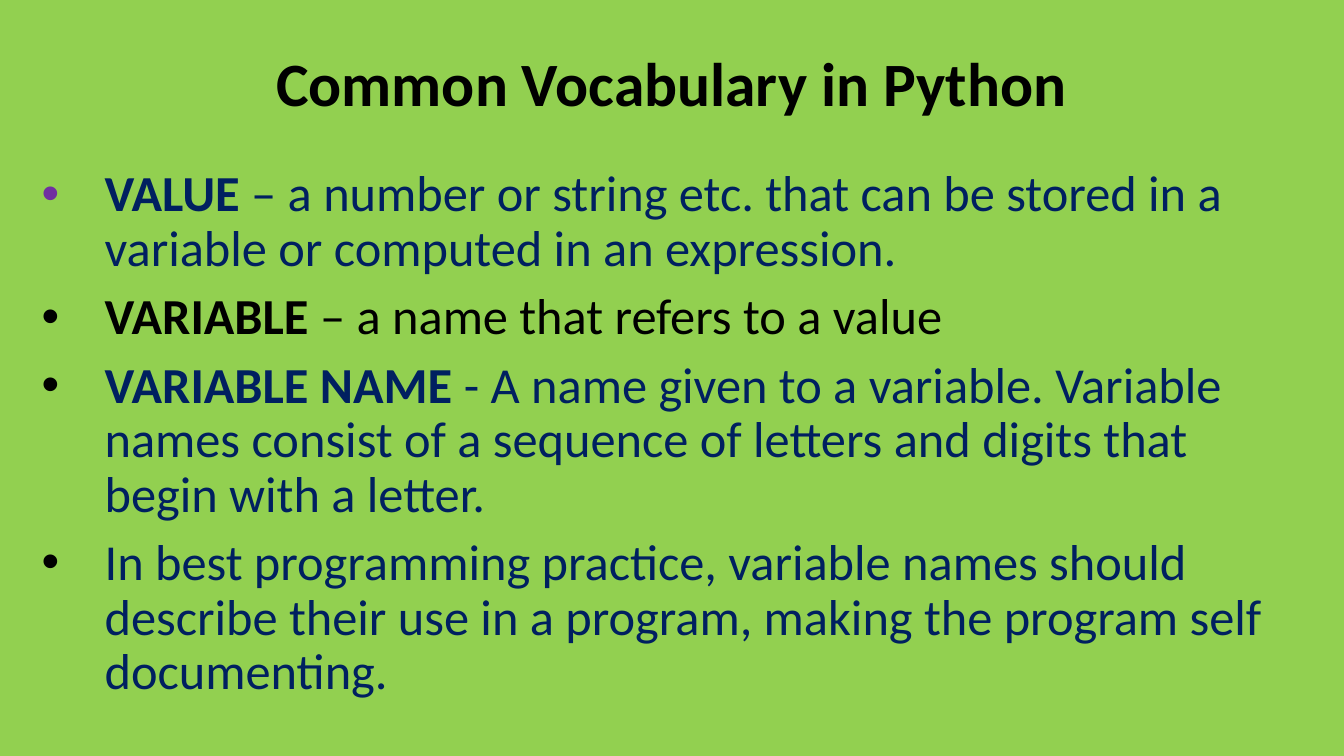
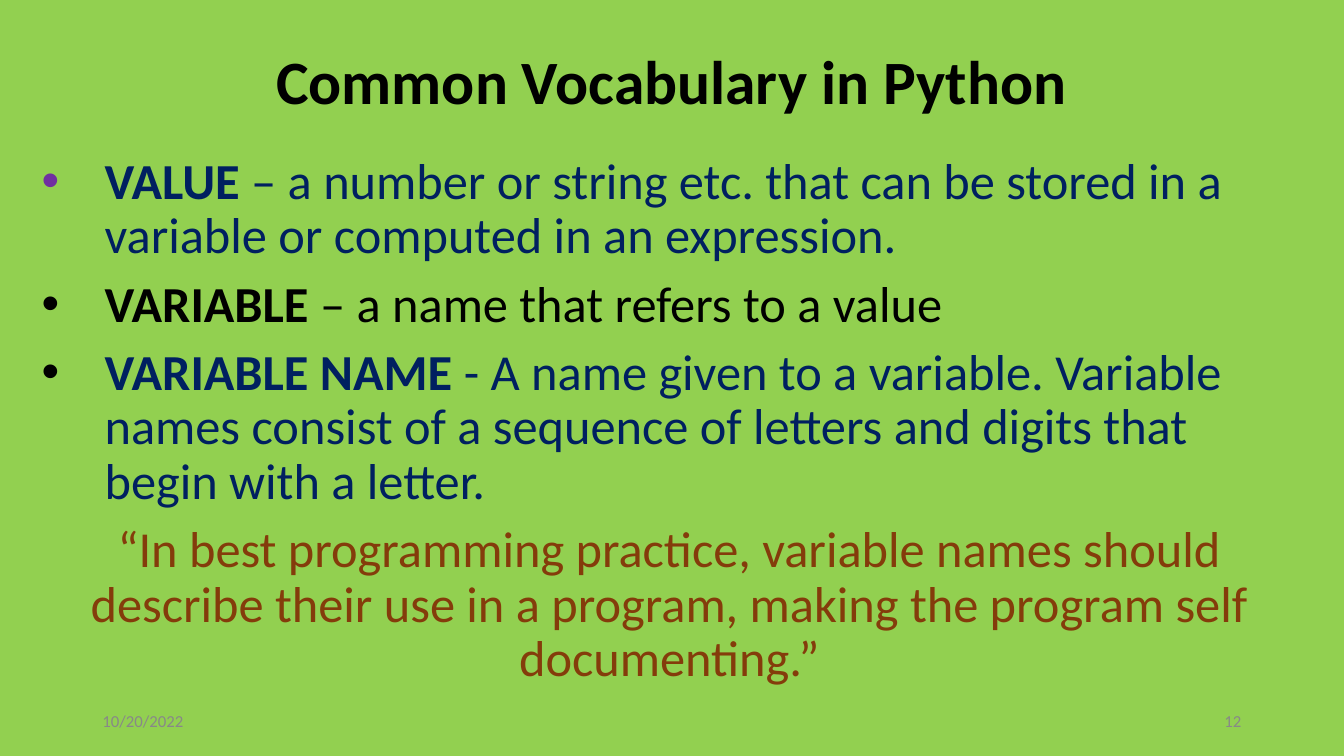
Before and after one commit to torres11991/dap-curriculum, a slide deck: slide 12 of Section05/5.1.1-DAP_IntroToPython.pptx. Drawn at 1344x756 pixels with LibreOffice and Linux fonts; fonts in the diff are those of the drawing. Boxes give left, top, right and bottom in pixels: in the first picture for what was removed or moved away, otherwise in the second. Text is boxed around its words. In the diff, an @@ line names an element or a change of style, - is before the commit and + after.

```diff
--- a/Section05/5.1.1-DAP_IntroToPython.pptx
+++ b/Section05/5.1.1-DAP_IntroToPython.pptx
@@ text "VALUE – a number or ...": place and size @@
-text "VALUE – a number or ..." at <box>105,176,1262,698</box>
+text "VALUE – a number or ..." at <box>91,164,1248,685</box>
@@ text at <box>91,531,1248,685</box>: text changed; text colour #002060 to #843C0B @@
-• In best programming practice, variable names should describe their use in a program, making the program self documenting.
+“In best programming practice, variable names should describe their use in a program, making the program self documenting.”
@@ text added at <box>102,716,183,728</box>, 12 pt, text #888888 @@
+10/20/2022
@@ page number added at <box>1224,716,1241,727</box>, 12 pt, text #888888 @@
+12
```
Also in this commit, not shown: 17 other slides changed, 7 other files.
